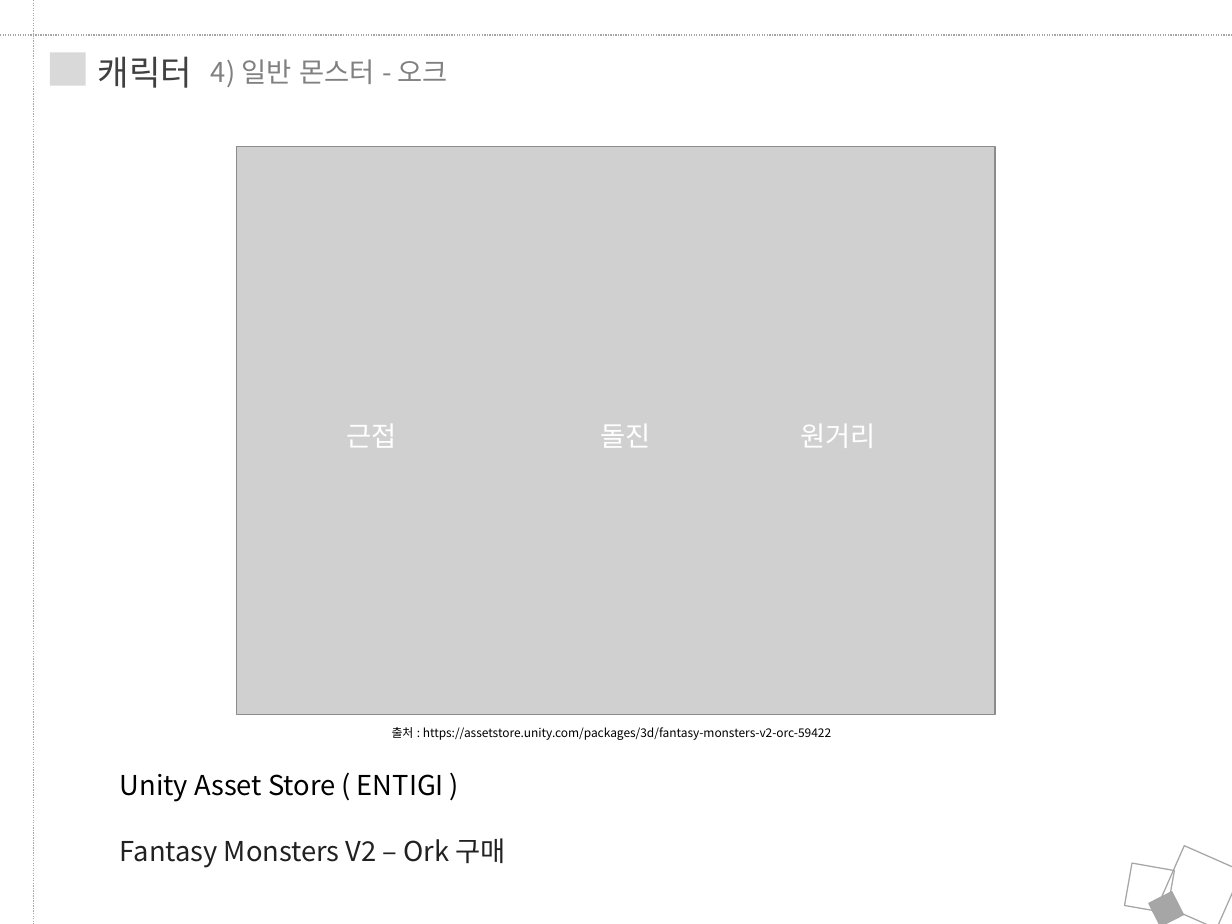
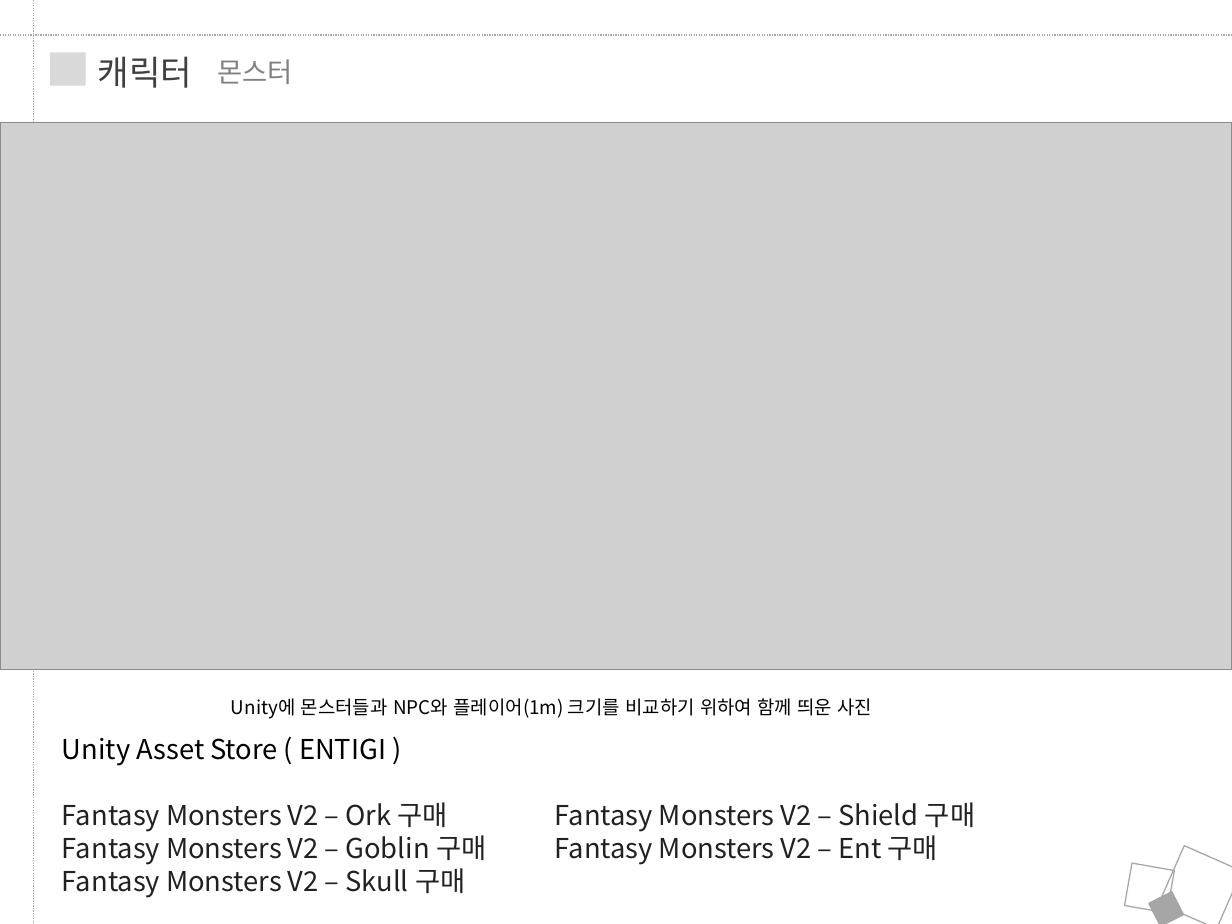
Before and after one commit to JungRobbi/ZolZak, a slide deck: slide 8 of Document/ppt.pptx (slide 18 before the commit). Drawn at 1232x924 pixels with LibreOffice and Linux fonts; fonts in the diff are those of the drawing; grey boxes stand for pictures. Boxes give left, top, right and bottom in pixels: in the first picture for what was removed or moved away, otherwise in the second. Text is boxed around its words. In the diff, an @@ line names an element or a change of style, - is before the commit and + after.

```diff
--- a/Document/ppt.pptx
+++ b/Document/ppt.pptx
@@ text at (217,59,292,84): text changed @@
-4) 일반 몬스터 - 오크
+몬스터
@@ picture: place and size @@
-picture at (237,147,994,715)
+picture at (0,122,1232,669)
@@ text removed at (347,424,875,448) @@
-근접 돌진 원거리
@@ text "Unity에 몬스터들과 NPC와 플레이어(1m) 크기를 ...": place and size @@
-text "Unity에 몬스터들과 NPC와 플레이어(1m) 크기를 ..." at (120,727,831,868)
+text "Unity에 몬스터들과 NPC와 플레이어(1m) 크기를 ..." at (62,698,975,898)
@@ text at (231,698,872,719): text changed; size 7 to 11 pt @@
-출처 : https://assetstore.unity.com/packages/3d/fantasy-monsters-v2-orc-59422
+Unity에 몬스터들과 NPC와 플레이어(1m) 크기를 비교하기 위하여 함께 띄운 사진
@@ text at (62,802,975,898): text changed @@
-Fantasy Monsters V2 – Ork 구매
+Fantasy Monsters V2 – Ork 구매 Fantasy Monsters V2 – Shield 구매
+Fantasy Monsters V2 – Goblin 구매 Fantasy Monsters V2 – Ent 구매
+Fantasy Monsters V2 – Skull 구매
```
Also in this commit, not shown: 8 other slides changed, 18 slides removed.
